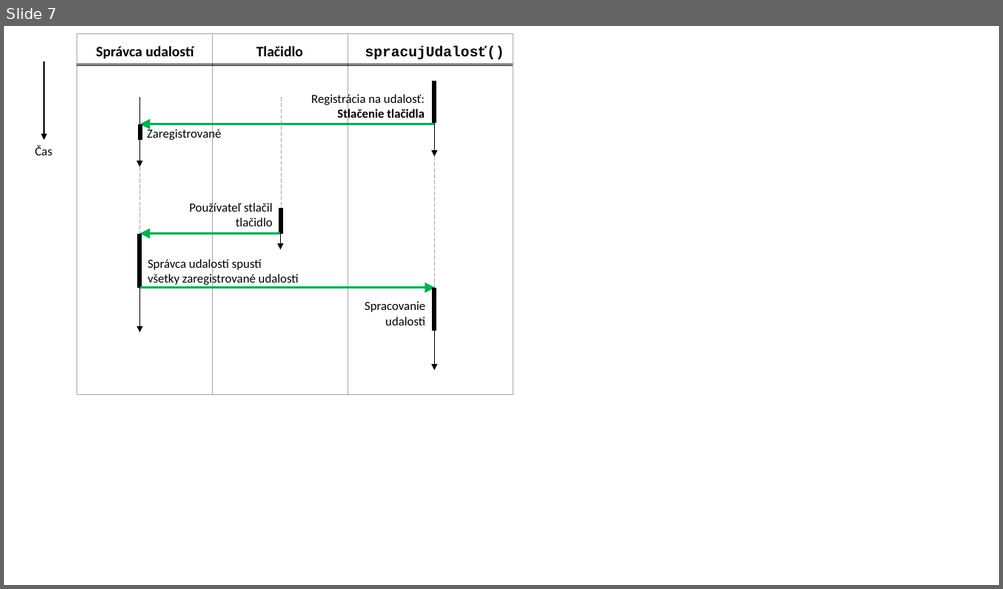
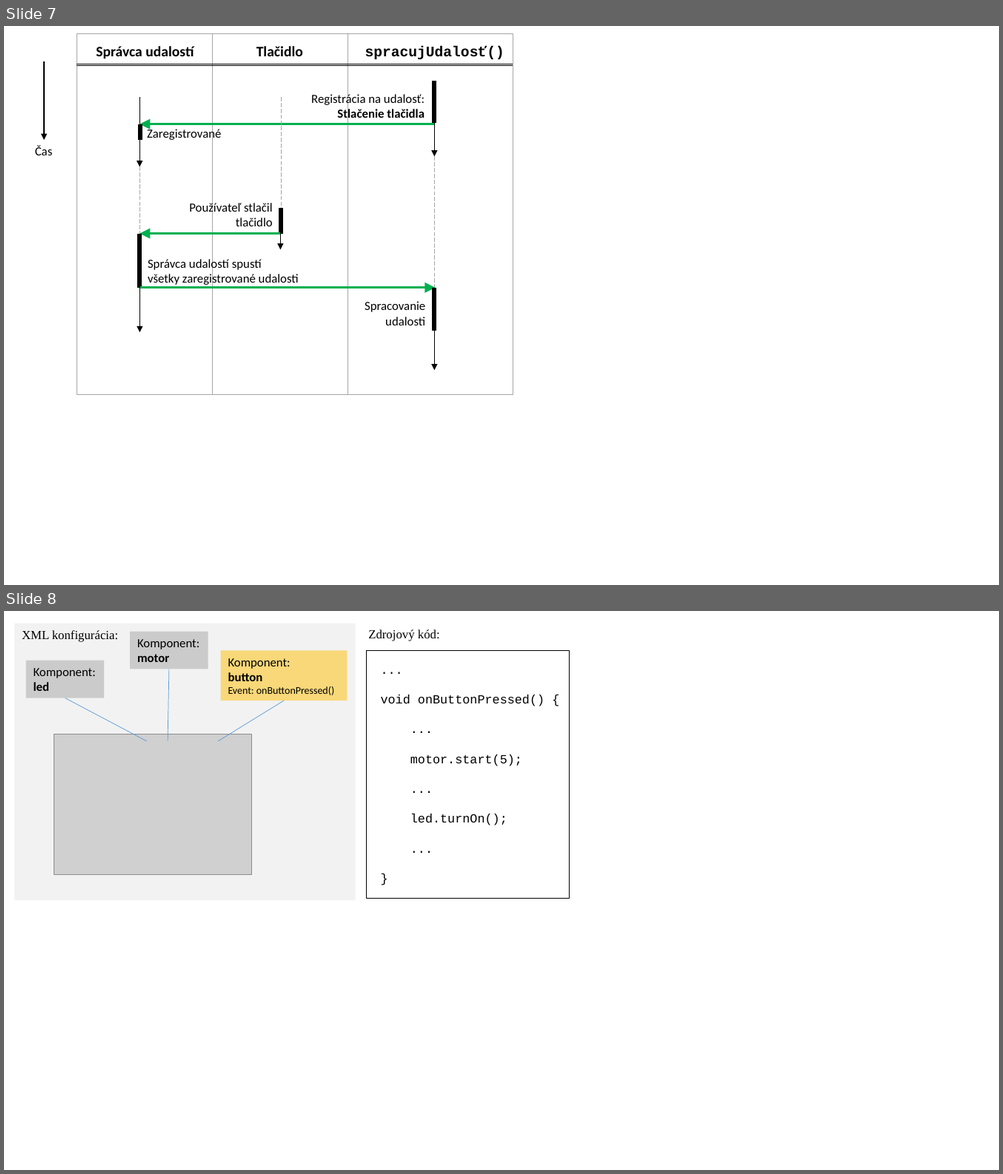
Before and after one commit to ppatrik/DiplomovaPraca, a slide deck: seminare/diplomovy-seminar-1/pics/DiplomovkaSchemy.pptx. Shown one above the other, each under a label of ours: slide 7 before the commit, slides 7 and 8 after it. The pictures are 1003x589 and 1003x1174 pixels, drawn with LibreOffice and Linux fonts; fonts in the diff are those of the drawing; grey boxes stand for pictures. Boxes give left, top, right and bottom in pixels: in the first picture for what was removed or moved away, otherwise in the second. Text is boxed around its words. In the diff, an @@ line names an element or a change of style, - is before the commit and + after.

```diff
--- a/seminare/diplomovy-seminar-1/pics/DiplomovkaSchemy.pptx
+++ b/seminare/diplomovy-seminar-1/pics/DiplomovkaSchemy.pptx
@@ slide 8 added at [4,611,999,1170], background #FFFFFF @@
@@ rectangle added at [14,624,356,901], fill #F2F2F2 @@
@@ text added at [22,630,118,642], 12 pt, text #000000 @@
+XML konfigurácia:
@@ rectangle added at [130,631,208,669], fill #A5A5A5 at 50% opacity, 12 pt, text #000000 @@
+Komponent:
+motor
@@ text added at [368,629,440,641], 12 pt, text #000000 @@
+Zdrojový kód:
@@ rectangle added at [220,650,347,701], fill #FFC000 at 50% opacity, 10 pt, text #000000 @@
+Komponent:
+button
+Event: onButtonPressed()
@@ rectangle added at [367,650,569,899], outline #000000 0.75 pt @@
@@ rectangle added at [25,661,104,698], fill #A5A5A5 at 50% opacity, 12 pt, text #000000 @@
+Komponent:
+led
@@ line added from (168, 741) to (169, 669), #5B9BD5 0.5 pt @@
@@ line added from (147, 741) to (65, 698), #5B9BD5 0.5 pt @@
@@ text added at [381,695,544,826], 12 pt, text #000000 @@
+...
+void onButtonPressed() {
+...
+motor.start(5);
+...
+led.turnOn();
+...
+}
@@ line added from (218, 741) to (284, 701), #5B9BD5 0.5 pt @@
@@ picture added at [54,735,252,876] @@
```
Also in this commit, not shown: 4 other files.
